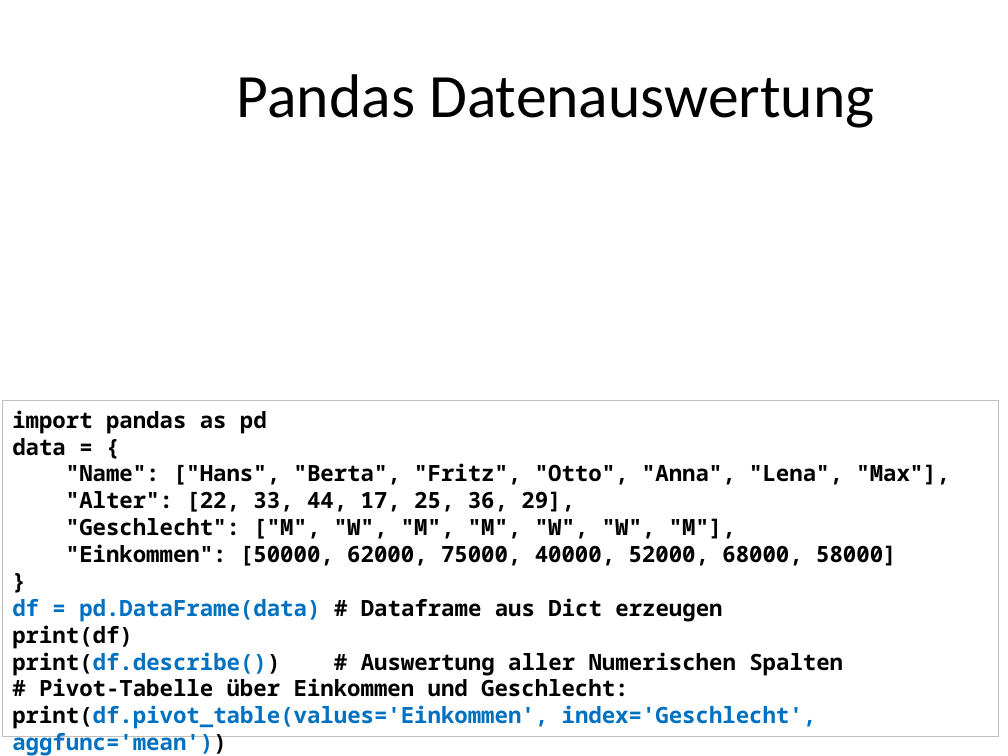
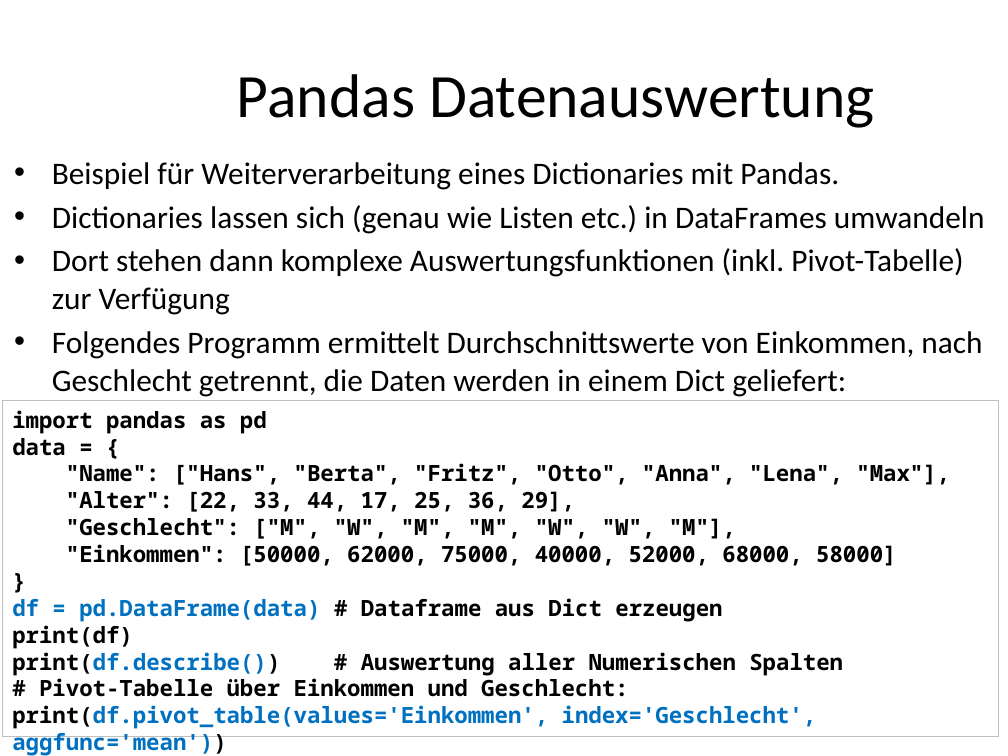
Before and after one commit to MickyRoth/Presentations, a slide deck: slide 74 of Python3 Fachinformatiker.pptx. Drawn at 1008x756 pixels with LibreOffice and Linux fonts; fonts in the diff are those of the drawing; background and template pictures are left out. Boxes give left, top, right and bottom in pixels: in the first picture for what was removed or moved away, otherwise in the second. Text is boxed around its words. In the diff, an @@ line names an element or a change of style, - is before the commit and + after.

```diff
--- a/Python3 Fachinformatiker.pptx
+++ b/Python3 Fachinformatiker.pptx
@@ text added at [52, 162, 985, 397], 22.4 pt, text #000000 @@
+• Beispiel für Weiterverarbeitung eines Dictionaries mit Pandas.
+• Dictionaries lassen sich (genau wie Listen etc.) in DataFrames umwandeln
+• Dort stehen dann komplexe Auswertungsfunktionen (inkl. Pivot-Tabelle) zur Verfügung
+• Folgendes Programm ermittelt Durchschnittswerte von Einkommen, nach Geschlecht getrennt, die Daten werden in einem Dict geliefert:
```
Also in this commit, not shown: 3 other slides changed.
